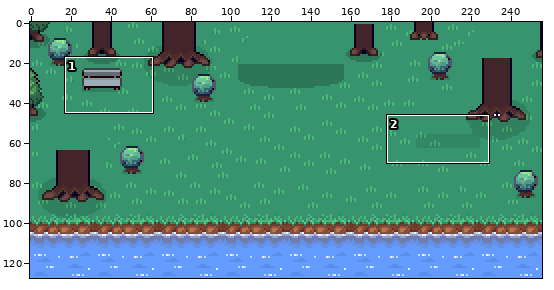
File history of a sprite sheet, Assets/Locations/Main/Sprites/Spawn.png. The picture above shows the old version from afar; the outline marks the close-up.
Close-up. The starting point:
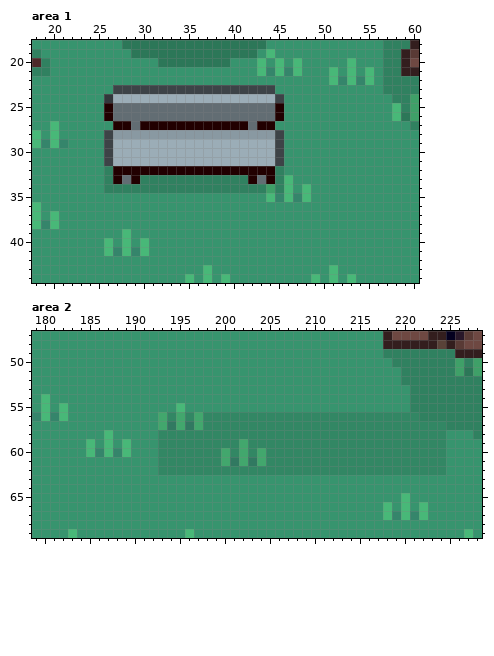
The file is 256x128 pixels. Colours within 5 levels of each other are drawn and written as one. Shown: area 1: x 18..60, y 18..44; area 2: x 179..228, y 47..69. The commit also changed other parts of the picture, which this record leaves out.
After the commit:
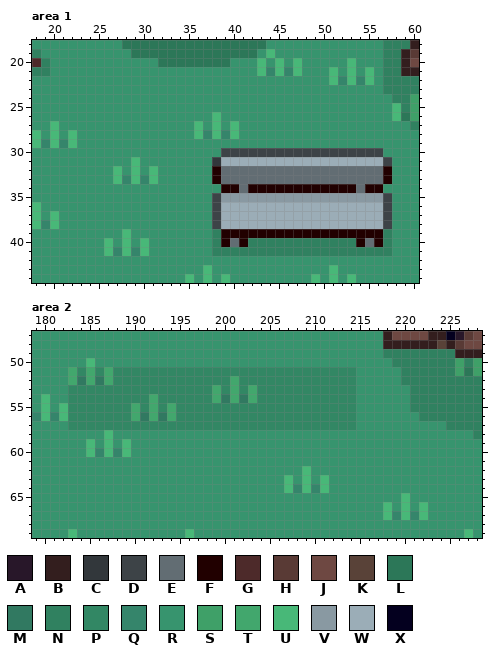
Palette (. is transparent): A #281729  B #331e1e  C #32373b  D #3d4347  E #626d73  F #210000  G #4d2a2a  H #593a35  J #6e4842  K #594238  L #2c7758  M #317961  N #308160  P #328764  Q #35856b  R #37946e  S #3fa068  T #42a76d  U #48b878  V #8999a2  W #9badb7  X #04001f
The edit:
--- area 1
@@ x 18..60 @@
 22 RRRRRRRRRRRRRRRRRRRRRRRRRRRRRRRRRUQUQURNNNN
-23 RRRRRRRRRDDDDDDDDDDDDDDDDDDRRRRRRRRRRRRNNNN
-24 RRRRRRRRCWWWWWWWWWWWWWWWWWWDRRRRRRRRRRRRNNS
-25 RRRRRRRRFEEEEEEEEEEEEEEEEEEFRRRRRRRRRRRRUNS
-26 RRRRRRRRFEEEEEEEEEEEEEEEEEEFRRRRRRRRRRRRULS
-27 RRURRRRRRFFEFFFFFFFFFFFFEFFRRRRRRRRRRRRRRRN
-28 URURRRRRDVVVVVVVVVVVVVVVVVVDRRRRRRRRRRRRRRR
-29 UQUQRRRRDWWWWWWWWWWWWWWWWWWDRRRRRRRRRRRRRRR
-30 RRRRRRRRDWWWWWWWWWWWWWWWWWWDRRRRRRRRRRRRRRR
-31 RRRRRRRRDWWWWWWWWWWWWWWWWWWDRRRRRRRRRRRRRRR
-32 RRRRRRRRNFFFFFFFFFFFFFFFFFFNRRRRRRRRRRRRRRR
-33 RRRRRRRRNFEFNNNNNNNNNNNNFEFNURRRRRRRRRRRRRR
-34 RRRRRRRRNNNNNNNNNNNNNNNNNNSNURURRRRRRRRRRRR
-35 RRRRRRRRRRRRRRRRRRRRRRRRRRUQUQURRRRRRRRRRRR
-36 URRRRRRRRRRRRRRRRRRRRRRRRRRRRRRRRRRRRRRRRRR
-37 URURRRRRRRRRRRRRRRRRRRRRRRRRRRRRRRRRRRRRRRR
-38 UQURRRRRRRRRRRRRRRRRRRRRRRRRRRRRRRRRRRRRRRR
-39 RRRRRRRRRRURRRRRRRRRRRRRRRRRRRRRRRRRRRRRRRR
-40 RRRRRRRRURURURRRRRRRRRRRRRRRRRRRRRRRRRRRRRR
-41 RRRRRRRRUQUQURRRRRRRRRRRRRRRRRRRRRRRRRRRRRR
+23 RRRRRRRRRRRRRRRRRRRRRRRRRRRRRRRRRRRRRRRNNNN
+24 RRRRRRRRRRRRRRRRRRRRRRRRRRRRRRRRRRRRRRRRNNS
+25 RRRRRRRRRRRRRRRRRRRRRRRRRRRRRRRRRRRRRRRRUNS
+26 RRRRRRRRRRRRRRRRRRRRURRRRRRRRRRRRRRRRRRRULS
+27 RRURRRRRRRRRRRRRRRURURURRRRRRRRRRRRRRRRRRRN
+28 URURURRRRRRRRRRRRRUQUQURRRRRRRRRRRRRRRRRRRR
+29 UQUQURRRRRRRRRRRRRRRRRRRRRRRRRRRRRRRRRRRRRR
+30 RRRRRRRRRRRRRRRRRRRRRDDDDDDDDDDDDDDDDDDRRRR
+31 RRRRRRRRRRRURRRRRRRRCWWWWWWWWWWWWWWWWWWDRRR
+32 RRRRRRRRRURURURRRRRRFEEEEEEEEEEEEEEEEEEFRRR
+33 RRRRRRRRRUQUQURRRRRRFEEEEEEEEEEEEEEEEEEFRRR
+34 RRRRRRRRRRRRRRRRRRRRRFFEFFFFFFFFFFFFEFFRRRR
+35 RRRRRRRRRRRRRRRRRRRRDVVVVVVVVVVVVVVVVVVDRRR
+36 URRRRRRRRRRRRRRRRRRRDWWWWWWWWWWWWWWWWWWDRRR
+37 URURRRRRRRRRRRRRRRRRDWWWWWWWWWWWWWWWWWWDRRR
+38 UQURRRRRRRRRRRRRRRRRDWWWWWWWWWWWWWWWWWWDRRR
+39 RRRRRRRRRRURRRRRRRRRNFFFFFFFFFFFFFFFFFFNRRR
+40 RRRRRRRRURURURRRRRRRNFEFNNNNNNNNNNNNFEFNRRR
+41 RRRRRRRRUQUQURRRRRRRNNNNNNNNNNNNNNNNNNNNRRR
 42 RRRRRRRRRRRRRRRRRRRRRRRRRRRRRRRRRRRRRRRRRRR
--- area 2
@@ x 179..228 @@
 49 RRRRRRRRRRRRRRRRRRRRRRRRRRRRRRRRRRRRRRRNNNNNNNNBBB
-50 RRRRRRRRRRRRRRRRRRRRRRRRRRRRRRRRRRRRRRRRNNNNNNNSNS
-51 RRRRRRRRRRRRRRRRRRRRRRRRRRRRRRRRRRRRRRRRRNNNNNNSLS
-52 RRRRRRRRRRRRRRRRRRRRRRRRRRRRRRRRRRRRRRRRRNNNNNNNNN
-53 RRRRRRRRRRRRRRRRRRRRRRRRRRRRRRRRRRRRRRRRRRNNNNNNNN
-54 RURRRRRRRRRRRRRRRRRRRRRRRRRRRRRRRRRRRRRRRRNNNNNNNN
-55 RURURRRRRRRRRRRRURRRRRRRRRRRRRRRRRRRRRRRRRNNNNNNNN
-56 QUQURRRRRRRRRRTPTPTPPPPPPPPPPPPPPPPPPPPPPPPNNNNNNN
-57 RRRRRRRRRRRRRRTMTMTPPPPPPPPPPPPPPPPPPPPPPPPPPPNNNN
-58 RRRRRRRRURRRRRPPPPPPPPPPPPPPPPPPPPPPPPPPPPPPPPRRRN
-59 RRRRRRURURURRRPPPPPPPPPTPPPPPPPPPPPPPPPPPPPPPPRRRR
-60 RRRRRRUQUQURRRPPPPPPPTPTPTPPPPPPPPPPPPPPPPPPPPRRRR
-61 RRRRRRRRRRRRRRPPPPPPPTMTMTPPPPPPPPPPPPPPPPPPPPRRRR
-62 RRRRRRRRRRRRRRPPPPPPPPPPPPPPPPPPPPPPPPPPPPPPPPRRRR
-63 RRRRRRRRRRRRRRRRRRRRRRRRRRRRRRRRRRRRRRRRRRRRRRRRRR
-64 RRRRRRRRRRRRRRRRRRRRRRRRRRRRRRRRRRRRRRRRRRRRRRRRRR
+50 RRRRRRURRRRRRRRRRRRRRRRRRRRRRRRRRRRRRRRRNNNNNNNSNS
+51 RRRRTPTPTPPPPPPPPPPPPPPPPPPPPPPPPPPPRRRRRNNNNNNSLS
+52 RRRRTMTMTPPPPPPPPPPPPPTPPPPPPPPPPPPPRRRRRNNNNNNNNN
+53 RRRRPPPPPPPPPPPPPPPPTPTPTPPPPPPPPPPPRRRRRRNNNNNNNN
+54 RURRPPPPPPPPPTPPPPPPTMTMTPPPPPPPPPPPRRRRRRNNNNNNNN
+55 RURUPPPPPPPTPTPTPPPPPPPPPPPPPPPPPPPPRRRRRRNNNNNNNN
+56 QUQUPPPPPPPTMTMTPPPPPPPPPPPPPPPPPPPPRRRRRRRNNNNNNN
+57 RRRRPPPPPPPPPPPPPPPPPPPPPPPPPPPPPPPPRRRRRRRRRRNNNN
+58 RRRRRRRRURRRRRRRRRRRRRRRRRRRRRRRRRRRRRRRRRRRRRRRRN
+59 RRRRRRURURURRRRRRRRRRRRRRRRRRRRRRRRRRRRRRRRRRRRRRR
+60 RRRRRRUQUQURRRRRRRRRRRRRRRRRRRRRRRRRRRRRRRRRRRRRRR
+61 RRRRRRRRRRRRRRRRRRRRRRRRRRRRRRRRRRRRRRRRRRRRRRRRRR
+62 RRRRRRRRRRRRRRRRRRRRRRRRRRRRRRURRRRRRRRRRRRRRRRRRR
+63 RRRRRRRRRRRRRRRRRRRRRRRRRRRRURURURRRRRRRRRRRRRRRRR
+64 RRRRRRRRRRRRRRRRRRRRRRRRRRRRUQUQURRRRRRRRRRRRRRRRR
 65 RRRRRRRRRRRRRRRRRRRRRRRRRRRRRRRRRRRRRRRRRURRRRRRRR
Boxes around the changes in both close-ups, in picture pixels (x1, y1, x2, y2):
changed: (68, 85, 392, 256)
changed: (68, 358, 446, 493)
